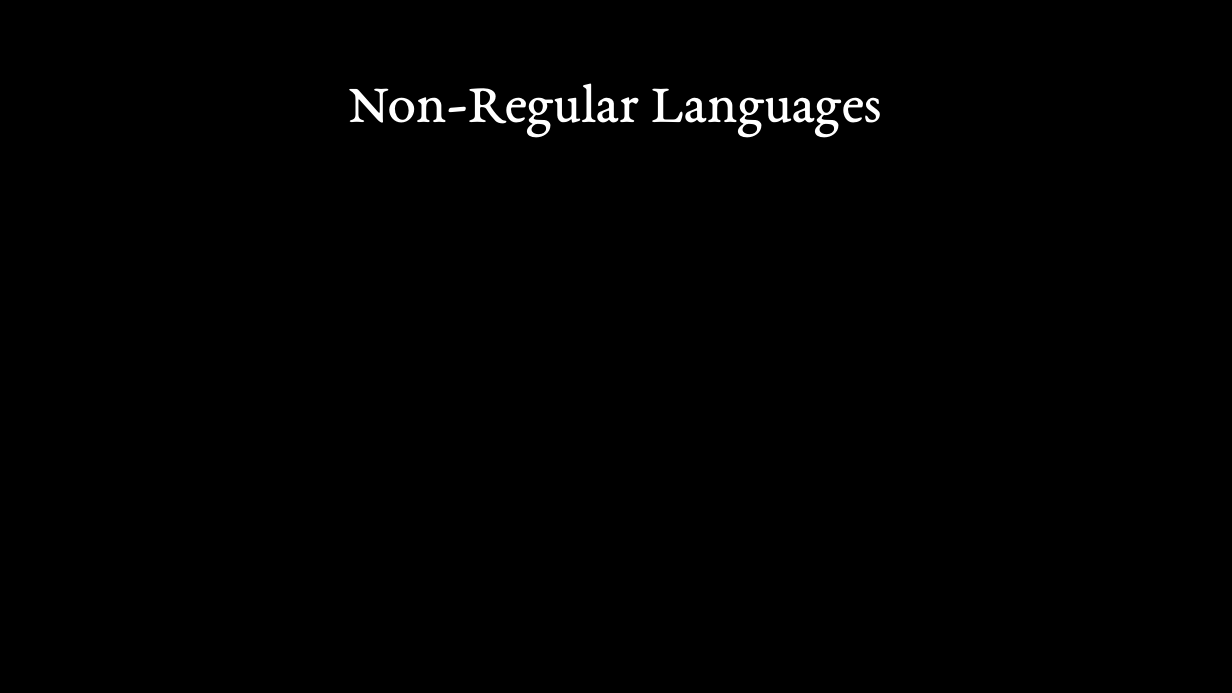
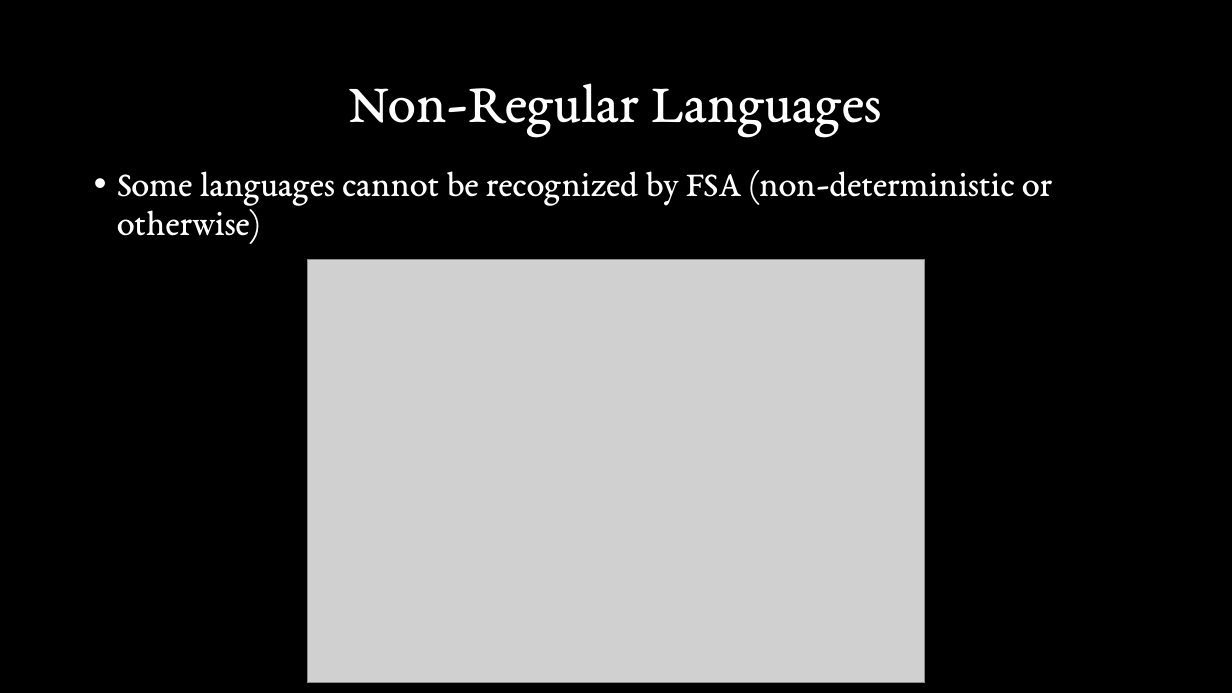
Before and after one commit to Stirling-USCC/state-machines-workshop, a slide deck: slide 41 of Presentation.pptx (slide 28 before the commit). Drawn at 1232x693 pixels with LibreOffice and Linux fonts; fonts in the diff are those of the drawing; grey boxes stand for pictures. Boxes give left, top, right and bottom in pixels: in the first picture for what was removed or moved away, otherwise in the second. Text is boxed around its words. In the diff, an @@ line names an element or a change of style, - is before the commit and + after.

```diff
--- a/Presentation.pptx
+++ b/Presentation.pptx
@@ text added at [117, 170, 1052, 244], 28 pt, text #FFFFFF @@
+• Some languages cannot be recognized by FSA (non-deterministic or otherwise)
@@ picture added at [307, 260, 925, 683] @@
```
Also in this commit, not shown: 12 other slides changed, 19 slides added, 4 slides removed.
